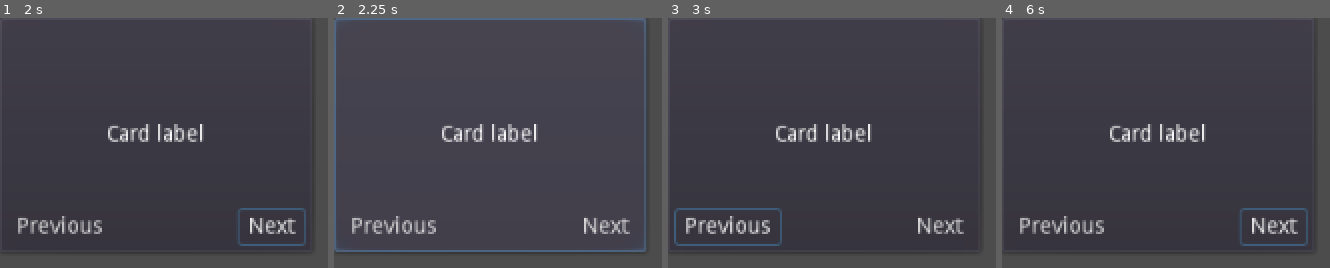
Above: before the commit, frames 1-4 (left to right).
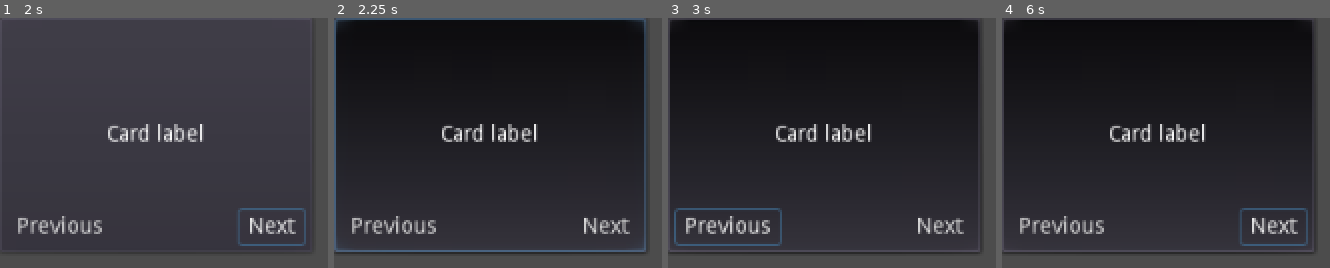
Above: after the commit, the same moments.

Repository: Shatur/joke-science
Game: Godot game, scene res://ui/session/card_button.tscn
Same seed, same stepped clock (60 frames per second), same inputs: the game is played once before the commit and once after it. This scene is started directly instead of the project's main scene.
Inputs:
- Up to frame 1 (2 s): click "Next" at 0.5 s; click "Next" at 1.25 s
- Up to frame 2 (2.25 s): click "Card label" at 2 s
- Up to frame 3 (3 s): click "Previous" at 2.75 s
- Up to frame 4 (6 s): click "Card label" at 3.5 s; click "Previous" at 4.25 s; click "Card label" at 5 s; click "Next" at 5.75 s

Frame 1 is identical in both runs. In frame 2, 72% of the frame differs, in the area x 0-96%, y 0-79%; in frame 3, 53%; in frame 4, 53%.
Error in both runs: Invalid get index '1' (on base: 'PoolStringArray'). (res://ui/session/card_button.gd:33)

Commit message:
Add the ability to remove card

Diff:
--- a/cards/sentences.json
+++ b/cards/sentences.json
@@ -1,6 +1,6 @@
 [
   {
-    "text": "Храните ... в зберегательной кассе",
+    "text": "Храните {0} в зберегательной кассе",
     "substitutions": [
       {
         "case": "accusative"
@@ -8,7 +8,7 @@
     ]
   },
   {
-    "text": "Храните ... в зберегательной кассе и избавляйтесь от ...",
+    "text": "Храните {0} в зберегательной кассе и избавляйтесь от {1}",
     "substitutions": [
       {
         "case": "accusative"
--- a/ui/session/card_button.tscn
+++ b/ui/session/card_button.tscn
@@ -6,6 +6,7 @@
 margin_right = 200.0
 margin_bottom = 150.0
 rect_min_size = Vector2( 200, 150 )
+toggle_mode = true
 script = ExtResource( 1 )
 __meta__ = {
 "_edit_use_anchors_": false
--- a/ui/session/cards_panel.gd
+++ b/ui/session/cards_panel.gd
@@ -1,7 +1,8 @@
 extends Panel
 
 
-signal word_choosen(word)
+signal word_added(word)
+signal word_removed(word)
 
 const CardButtonScene: PackedScene = preload("res://ui/session/card_button.tscn")
 
@@ -16,21 +17,24 @@
 func redraw_cards(substitution_index: int) -> void:
 	var substitutions: Array = GameState.current_sentence["substitutions"]
 	if substitutions.size() == substitution_index:
-		_disable_all_cards()
+		_disable_unpressed_cards()
 	else:
 		_detect_available_words(substitutions[substitution_index])
 
 
-func _disable_all_cards() -> void:
+func _disable_unpressed_cards() -> void:
 	for card_button in _grid_container.get_children():
-		card_button.disabled = true
+		if not card_button.pressed:
+			card_button.disabled = true
 
 
 func _detect_available_words(substitution: Dictionary) -> void:
 	var case: String = substitution["case"]
 	var number = substitution.get("number")
 	for card_button in _grid_container.get_children():
-		card_button.detect_available_words(case, number)
+		if not card_button.pressed:
+			card_button.detect_available_words(case, number)
+			card_button.disabled = false
 
 
 func _add_card(card: Dictionary) -> void:
@@ -38,8 +42,11 @@
 	_grid_container.add_child(card_button)
 	card_button.card = card
 	# warning-ignore:return_value_discarded
-	card_button.connect("pressed", self, "_on_card_selected", [card_button])
+	card_button.connect("toggled", self, "_on_card_toggled", [card_button])
 
 
-func _on_card_selected(card_button: CardButton) -> void:
-	emit_signal("word_choosen", card_button.label.text)
+func _on_card_toggled(button_pressed: bool, card_button: CardButton) -> void:
+	if button_pressed:
+		emit_signal("word_added", card_button.label.text)
+	else:
+		emit_signal("word_removed", card_button.label.text)
--- a/ui/session/game_session.tscn
+++ b/ui/session/game_session.tscn
@@ -93,7 +93,8 @@
 window_title = "Внимание!"
 
 [connection signal="substitution_index_changed" from="BoardContainer/SentencePanel/SentenceContainer/SentenceLabel" to="BoardContainer/CardsPanel" method="redraw_cards"]
-[connection signal="word_choosen" from="BoardContainer/CardsPanel" to="BoardContainer/SentencePanel/SentenceContainer/SentenceLabel" method="add_word"]
+[connection signal="word_added" from="BoardContainer/CardsPanel" to="BoardContainer/SentencePanel/SentenceContainer/SentenceLabel" method="add_word"]
+[connection signal="word_removed" from="BoardContainer/CardsPanel" to="BoardContainer/SentencePanel/SentenceContainer/SentenceLabel" method="remove_word"]
 [connection signal="pressed" from="SessionSettings/MarginContainer/VBoxContainer/StartButton" to="." method="_start_session"]
 
 [editable path="BoardContainer/SentencePanel"]
--- a/ui/session/sentence_label.gd
+++ b/ui/session/sentence_label.gd
@@ -6,7 +6,13 @@
 
 var sentence: String setget set_sentence
 
+var _regex := RegEx.new()
 var _words: Dictionary
+
+
+func _init() -> void:
+	# warning-ignore:return_value_discarded
+	_regex.compile("\\{\\d\\}")
 
 
 func set_sentence(new_sentence: String) -> void:
@@ -17,23 +23,31 @@
 
 
 func add_word(word: String) -> void:
-	var index: int = 0
-	while _words.has(index):
-		index += 1
-
+	var index: int = _first_missing_index()
 	_words[index] = word
 	_redraw_text()
-	emit_signal("substitution_index_changed", _words.size())
+	emit_signal("substitution_index_changed", _first_missing_index(index))
 
 
 func remove_word(word: String) -> void:
-	var index = _words.get(word)
-	assert(index != null, "Unable to remove word from sentence label: " + word)
+	var remove_index: int = -1
+	for index in _words:
+		if _words[index] == word:
+			remove_index = index
+
+	assert(remove_index != -1, "Unable to remove word from sentence label: " + word)
 	# warning-ignore:return_value_discarded
-	_words.erase(index)
+	_words.erase(remove_index)
 	_redraw_text()
-	emit_signal("substitution_index_changed", _words.size())
+	emit_signal("substitution_index_changed", _first_missing_index())
 
 
 func _redraw_text() -> void:
-	bbcode_text = sentence.format(_words.values(), "...")
+	bbcode_text = _regex.sub(sentence.format(_words), "...", true)
+
+
+func _first_missing_index(begin: int = 0) -> int:
+	for index in range(begin, _words.size()):
+		if not _words.has(index):
+			return index
+	return _words.size()
